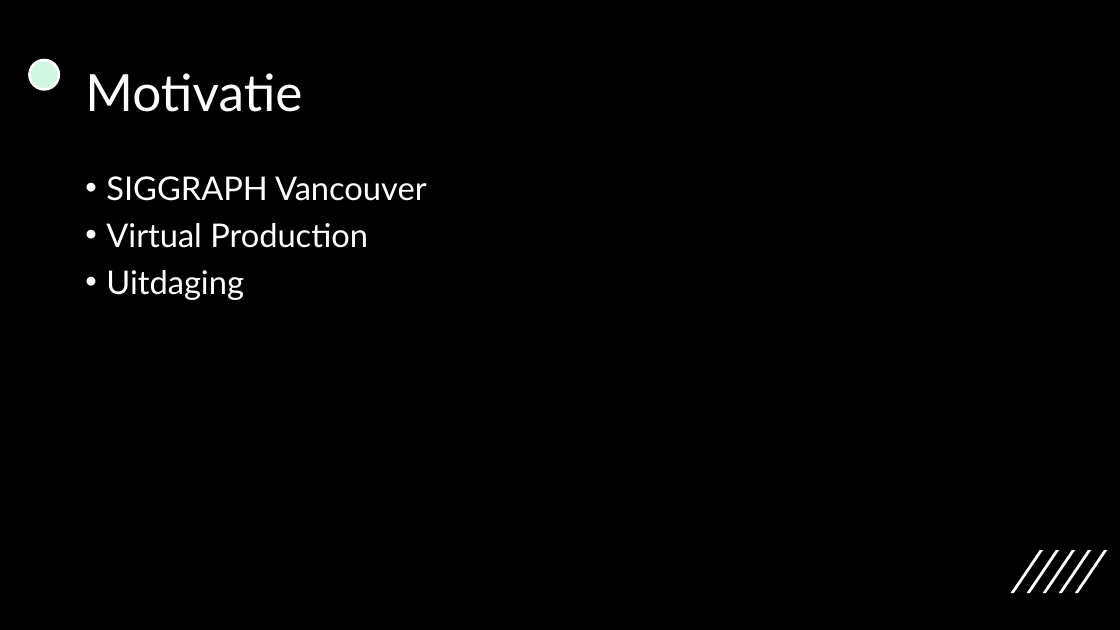
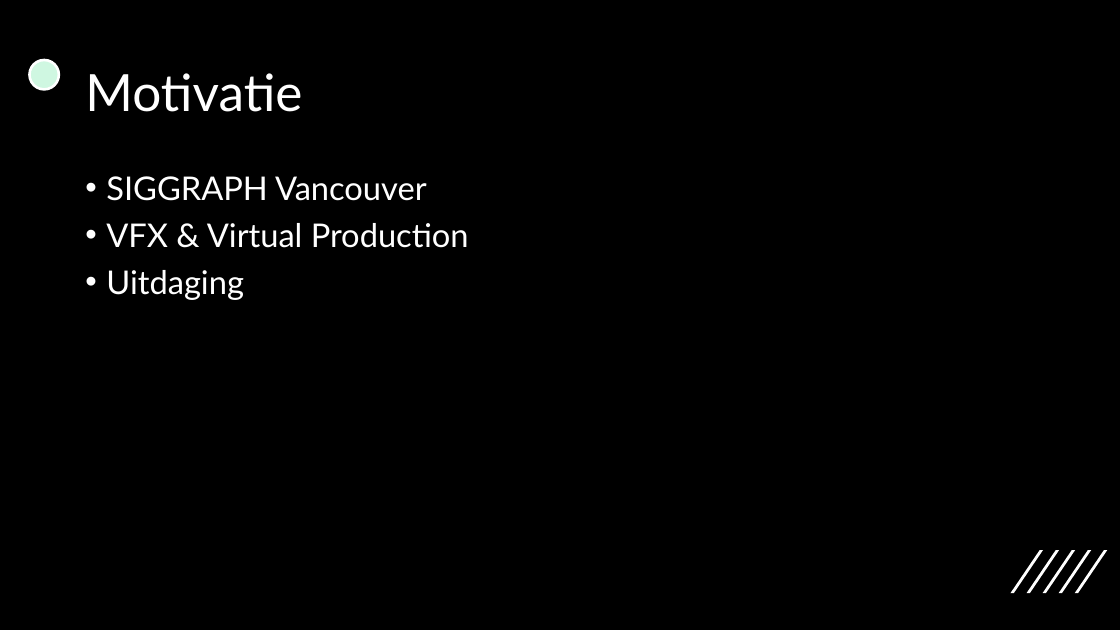
Before and after one commit to dietbrand/graduaatsproef, a slide deck: slide 3 of docs/graduaatsproef_presentatie.pptx. Drawn at 1120x630 pixels with LibreOffice and Linux fonts; fonts in the diff are those of the drawing. Boxes give left, top, right and bottom in pixels: in the first picture for what was removed or moved away, otherwise in the second. Text is boxed around its words. In the diff, an @@ line names an element or a change of style, - is before the commit and + after.

Commit message:
powerpoint presentation updated

```diff
--- a/docs/graduaatsproef_presentatie.pptx
+++ b/docs/graduaatsproef_presentatie.pptx
@@ text at (106,223,469,248): text changed @@
-• Virtual Production
+• VFX & Virtual Production
```
Also in this commit, not shown: 1 other slide changed.
